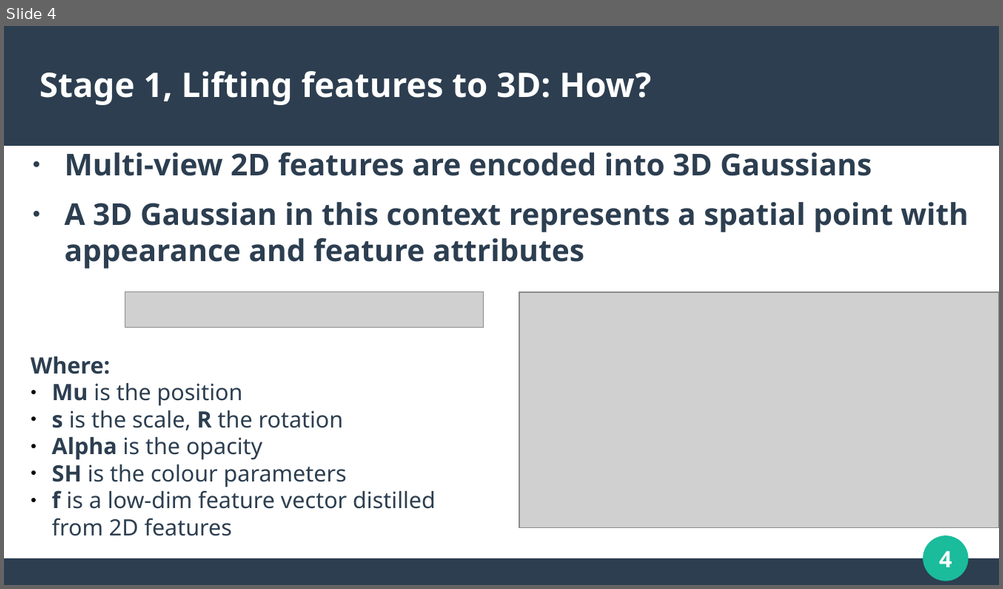
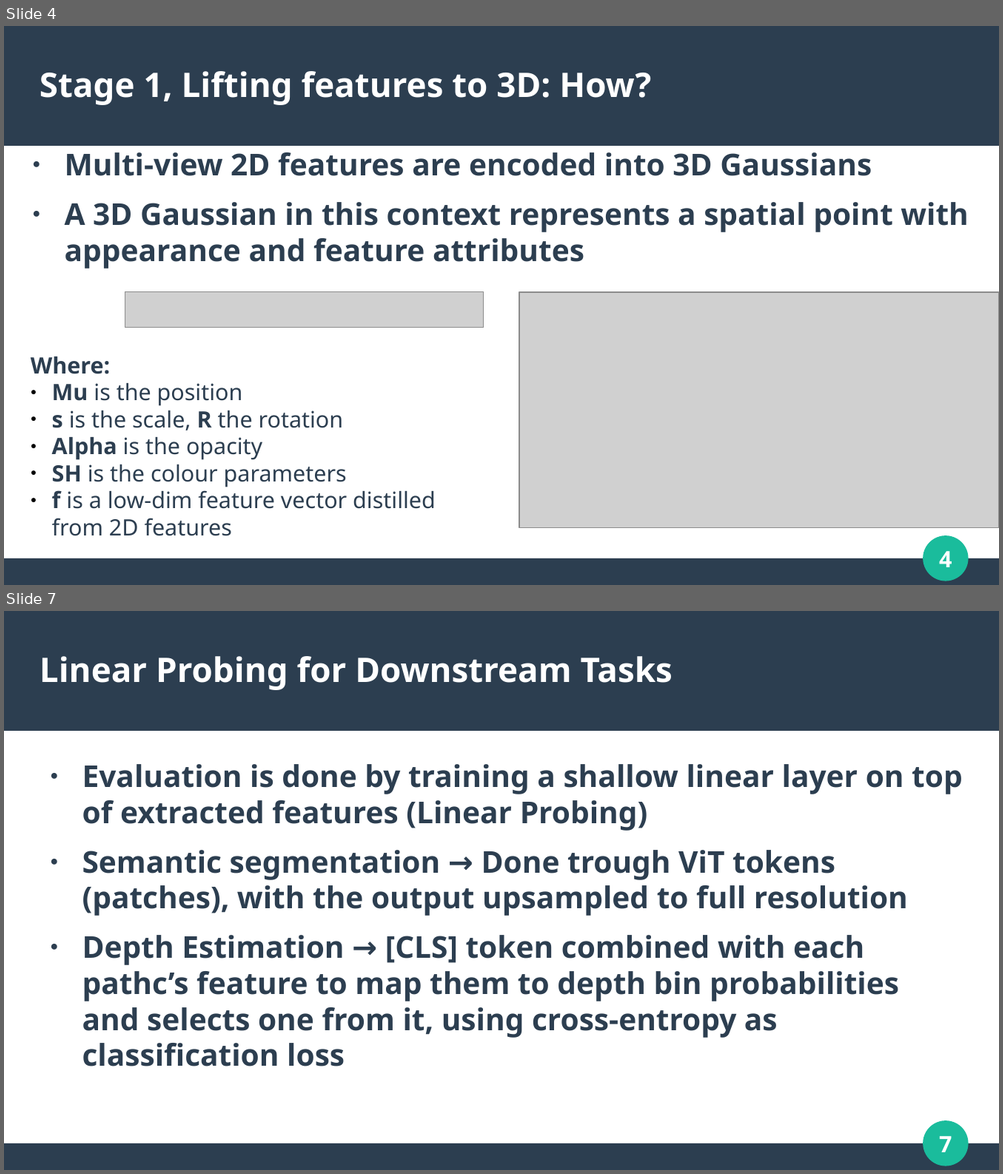
Before and after one commit to LuigiBrosNin/UNI, a slide deck: Master first year/Computer vision/cv_presentation.odp. Shown one above the other, each under a label of ours: slide 4 before the commit, slides 4 and 7 after it; the slides between them are not shown. The pictures are 1003x589 and 1003x1174 pixels, drawn with LibreOffice and Linux fonts; fonts in the diff are those of the drawing; grey boxes stand for pictures. Boxes give left, top, right and bottom in pixels: in the first picture for what was removed or moved away, otherwise in the second. Text is boxed around its words. In the diff, an @@ line names an element or a change of style, - is before the commit and + after.

```diff
--- a/Master first year/Computer vision/cv_presentation.odp
+++ b/Master first year/Computer vision/cv_presentation.odp
@@ slide 7 added at box(4, 611, 999, 1170), background #FFFFFF; not listed: 4 template elements that a slide beside it also shows @@
@@ title added at box(40, 656, 672, 690), 27 pt, text #FFFFFF, bold @@
+Linear Probing for Downstream Tasks
@@ text added at box(82, 764, 962, 1067), 24 pt, text #2C3E50, bold @@
+● Evaluation is done by training a shallow linear layer on top of extracted features (Linear Probing)
+● Semantic segmentation → Done trough ViT tokens (patches), with the output upsampled to full resolution
+● Depth Estimation → [CLS] token combined with each pathc’s feature to map them to depth bin probabilities and selects one from it, using cross-entropy as classification loss
```
Also in this commit, not shown: 1 slide changed, 3 other slides added, 2 other files.
